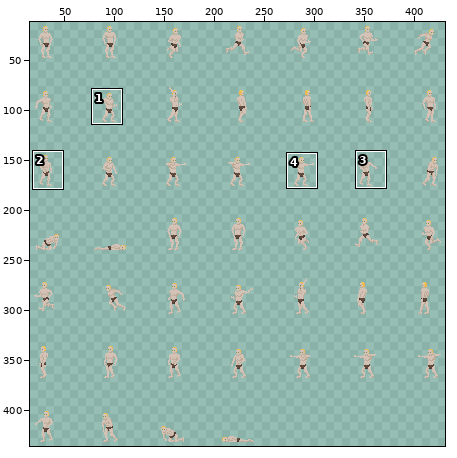
One commit to this sprite sheet: Sprites/Player/player_animation_updated.png. Above: a wide view before the commit, with the close-up outlined.
Close-up. Old version:
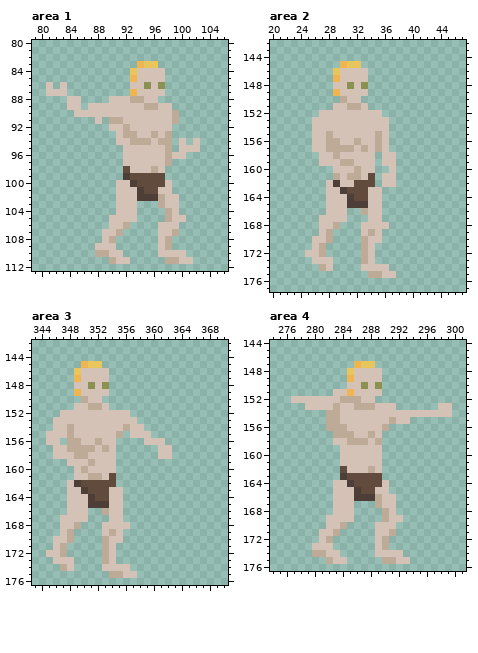
The file is 448x448 pixels. Shown: area 1: x 79..106, y 80..112; area 2: x 20..47, y 142..177; area 3: x 343..370, y 142..176; area 4: x 274..301, y 144..176. The wide view leaves out empty margins. The commit also changed other parts of the picture, which this record leaves out.
After the commit:
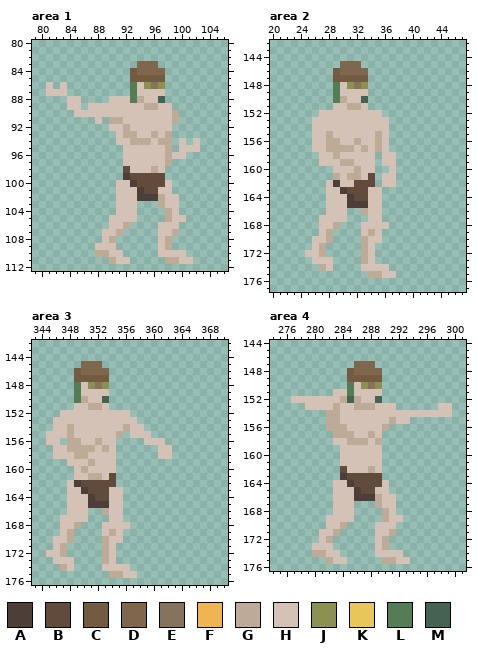
Palette (. is transparent): A #4d3f38  B #604b3d  C #735b42  D #7e674c  E #86735b  F #eeb551  G #bdaa97  H #d4c2b6  J #8b9150  K #e8c65b  L #557d55  M #446350
From old to new:
{"where": "area 1"}
{"y":83,"x":94,"old":"FKK","new":"DDD"}
{"y":84,"x":93,"old":"KHHHH","new":"CDDDD"}
{"y":85,"x":93,"old":"FHHHH","new":"CCCCC"}
{"y":86,"x":93,"old":"H","new":"L"}
{"y":86,"x":96,"old":"H","new":"E"}
{"y":87,"x":93,"old":"F","new":"L"}
{"y":88,"x":93,"old":"G","new":"L"}
{"y":88,"x":97,"old":".","new":"M"}
{"where": "area 2"}
{"y":145,"x":30,"old":"FKK","new":"DDD"}
{"y":146,"x":29,"old":"KHHHH","new":"CDDDD"}
{"y":147,"x":29,"old":"FHHHH","new":"CCCCC"}
{"y":148,"x":29,"old":"H","new":"L"}
{"y":148,"x":32,"old":"H","new":"E"}
{"y":149,"x":29,"old":"F","new":"L"}
{"y":150,"x":29,"old":".","new":"L"}
{"y":150,"x":33,"old":".","new":"M"}
{"where": "area 3"}
{"y":145,"x":350,"old":"FKK","new":"DDD"}
{"y":146,"x":349,"old":"KHHHH","new":"CDDDD"}
{"y":147,"x":349,"old":"FHHHH","new":"CCCCC"}
{"y":148,"x":349,"old":"H","new":"L"}
{"y":148,"x":352,"old":"H","new":"E"}
{"y":149,"x":349,"old":"F","new":"L"}
{"y":150,"x":349,"old":".","new":"L"}
{"y":150,"x":353,"old":".","new":"M"}
{"where": "area 4"}
{"y":147,"x":286,"old":"FKK","new":"DDD"}
{"y":148,"x":285,"old":"KHHHH","new":"CDDDD"}
{"y":149,"x":285,"old":"FHHHH","new":"CCCCC"}
{"y":150,"x":285,"old":"H","new":"L"}
{"y":150,"x":288,"old":"H","new":"E"}
{"y":151,"x":285,"old":"F","new":"L"}
{"y":152,"x":285,"old":"G","new":"M"}
{"y":152,"x":289,"old":".","new":"M"}
{"label":"changed","picture_box":[130,61,165,103]}
{"label":"changed","picture_box":[333,61,368,103]}
{"label":"changed","picture_box":[74,361,109,403]}
{"label":"changed","picture_box":[347,361,382,403]}
